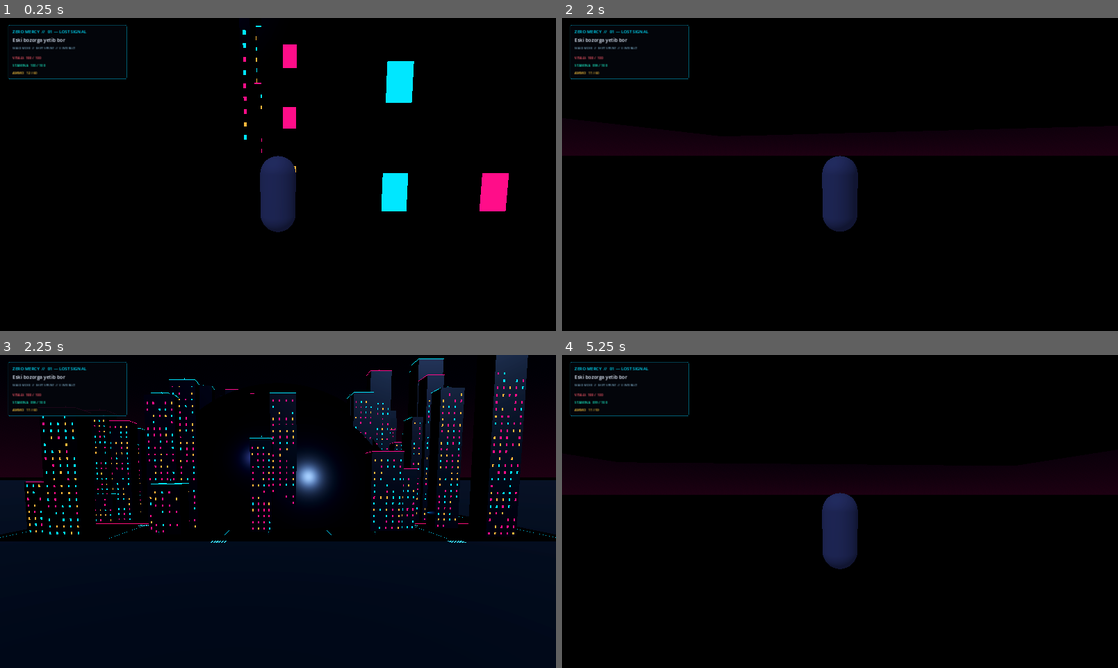
Above: before the commit, frames 1-4 (two rows, left to right).
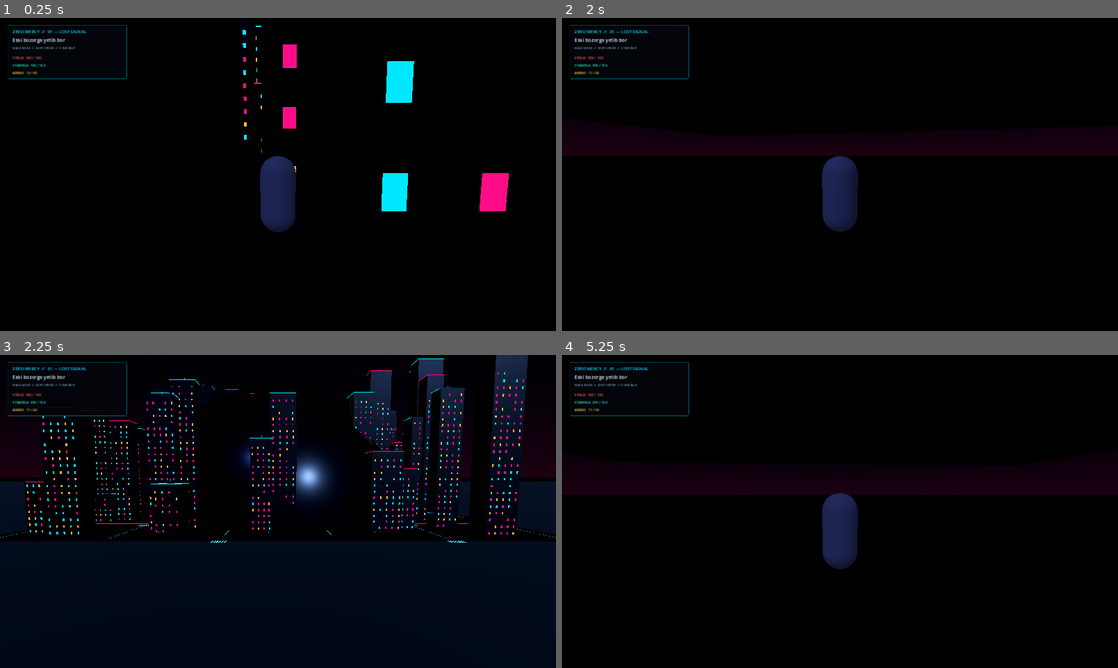
Above: after the commit, the same moments.

Repository: muharramoyxolmatova250-gif/ZERO-MERCY
Game: Godot game, scene res://scenes/main.tscn
Two runs of this game, one before a commit and one after it. Both use one fixed random seed, a clock stepped at 60 frames per second and the inputs below.
Inputs (mouse positions are in pixels of both pictures, inside the frame that each line leads up to):
- Up to frame 1 (0.25 s): no input
- Up to frame 2 (2 s): tap Enter at 0.5 s; move the mouse to (867, 174) at 0.52 s; hold W (move_forward) from 0.53 s (still down); tap E (interact) at 0.6 s; click (867, 174) at 0.67 s; tap Space (jump) at 0.77, 1.25, 1.52 s; move the mouse to (812, 174) at 1.27 s; tap Shift (sprint) at 1.35 s
- Up to frame 3 (2.25 s): keep holding W (move_forward); move the mouse to (289, 505) at 2.02 s; tap M at 2.1 s
- Up to frame 4 (5.25 s): keep holding W (move_forward); tap Enter at 2.75, 4.25 s; move the mouse to (834, 517) at 2.77 s; tap R at 2.85 s; click (834, 517) at 2.92 s; tap Space (jump) at 3.02, 3.5, 3.77, 4.52, 5 s; move the mouse to (878, 514) at 3.52 s; tap E (interact) at 3.6 s; move the mouse to (795, 508) at 4.27 s; tap Shift (sprint) at 4.35 s; move the mouse to (845, 511) at 5.02 s; tap M at 5.1 s; click (845, 511) at 5.17 s

Frames 1-2 are identical in both runs. In frame 3, less than 0.1% of the frame differs, in the area x 0-100%, y 40-41%; in frame 4, nothing differs.

Commit message:
Use WGS84 projection for regional OSM geometry

Diff:
--- a/scripts/world/osm_region.gd
+++ b/scripts/world/osm_region.gd
@@ -3,8 +3,7 @@
 ## Export GeoJSON from a regional PBF with:
 ## osmium export region.osm.pbf -o region.geojson
 ##
-## This is a first-pass local tangent/equirectangular preview, not a global projection.
-## Keep each region small (e.g. a few kilometres across) to limit distortion.
+## Uses a WGS84 local tangent approximation; keep tiles small to limit distortion.
 
 @export_file("*.geojson") var geojson_path := "res://data/osm/region.geojson"
 @export var region_center_lat := 40.78
@@ -12,7 +11,9 @@
 @export var metres_per_unit := 1.0
 @export var road_width_default := 5.0
 @export var building_height_default := 8.0
+@export_range(100.0, 50000.0, 100.0) var region_size_m := 4000.0
 @export var max_features := 100000
+var feature_stats: Dictionary = {}
 
 var _road_material: StandardMaterial3D
 var _building_material: StandardMaterial3D
@@ -59,7 +60,7 @@
 
 func _add_ground() -> void:
 	var plane := PlaneMesh.new()
-	plane.size = Vector2(12000.0, 12000.0)
+	plane.size = Vector2(region_size_m * metres_per_unit, region_size_m * metres_per_unit)
 	var ground := MeshInstance3D.new()
 	ground.name = "RegionGround"
 	ground.mesh = plane
@@ -99,7 +100,10 @@
 			counts.waterways += 1
 		else:
 			counts.skipped += 1
-	print("ZERO MERCY OSM region: ", counts, " / ", features.size(), " input features.")
+	feature_stats = counts.duplicate(true)
+	feature_stats["processed"] = limit
+	feature_stats["total"] = features.size()
+	print("ZERO MERCY OSM region: ", feature_stats, " / ", features.size(), " input features.")
 
 
 func _add_road_geometry(kind: String, coords: Variant, tags: Dictionary) -> void:
@@ -240,10 +244,9 @@
 
 
 func _coordinate_to_local(coord: Array) -> Vector3:
-	var lon := float(coord[0])
-	var lat := float(coord[1])
-	var metres_per_degree_lat := 111320.0
-	var metres_per_degree_lon := 111320.0 * cos(deg_to_rad(region_center_lat))
-	var x := (lon - region_center_lon) * metres_per_degree_lon * metres_per_unit
-	var z := -(lat - region_center_lat) * metres_per_degree_lat * metres_per_unit
-	return Vector3(x, 0.0, z)
+	if coord.size() < 2:
+		return Vector3.ZERO
+	var local := EarthCoordinates.lat_lon_to_local(
+		float(coord[1]), float(coord[0]), region_center_lat, region_center_lon
+	)
+	return Vector3(local.x * metres_per_unit, 0.0, local.y * metres_per_unit)
